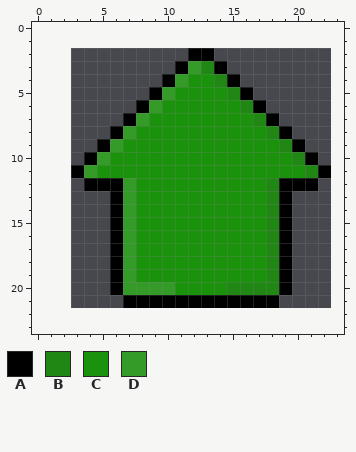
Pixel-art file: assets/house.aseprite. That is the earlier state.
20x20 pixels, 1 frame. The old version is drawn lined up with the new one, on the new canvas.
Visible layers, top first: "shading" opacity 14%, "green", "Layer 1".
Palette (. is transparent): A #000000  B #208714  C #1a920c  D #349b28
Pixels before, first column x 3:
 2 .........AA.........
 3 ........ADBA........
 4 .......ADCCBA.......
 5 ......ADCCCCBA......
 6 .....ADCCCCCCBA.....
 7 ....ADCCCCCCCCBA....
 8 ...ADCCCCCCCCCCBA...
 9 ..ADCCCCCCCCCCCCBA..
10 .ADCCCCCCCCCCCCCCBA.
11 ADCCCCCCCCCCCCCCCCBA
12 .AAADCCCCCCCCCCBAAA.
13 ...ADCCCCCCCCCCBA...
14 ...ADCCCCCCCCCCBA...
15 ...ADCCCCCCCCCCBA...
16 ...ADCCCCCCCCCCBA...
17 ...ADCCCCCCCCCCBA...
18 ...ADCCCCCCCCCCBA...
19 ...ADCCCCCCCCCCBA...
20 ...ADDDDCCCCBBBBA...
21 ....AAAAAAAAAAAA....
Once edited:
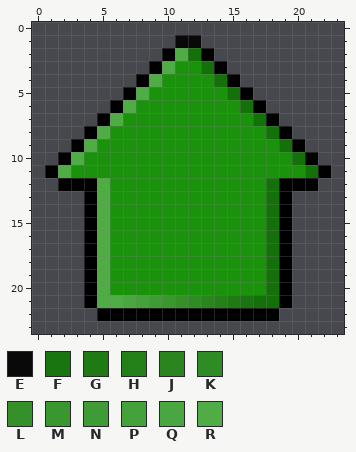
Colours new in this view: E #090909  F #19750f  G #1f7a14  H #248019  J #2a851f  K #2f8b24  L #35902a  M #3a962f  N #3f9b35  P #45a13a  Q #4aa640  R #50ac45
Edits made:
canvas 20x20 -> 24x24, the old top-left corner now at 3,2
Colour B changes from #208714 to #147009.
Colour A is added in row 2 at x 10; in row 3 at x 9; in row 4 at x 8; in row 5 at x 7; in row 6 at x 6; in row 7 at x 5.
Colour A is added in row 8 at x 4; in row 9 at x 3; in row 10 at x 2; in row 11 at x 1; in row 12 at x 2 to 3; in rows 13 to 20 at x 4.
Colour A is added in row 21 at x 4 and 19; in row 22 at x 5 to 18.
Colour B replaces colour A in row 2 at x 12; in row 21 at x 17 to 18.
Colour C replaces colour A in row 3 at x 11; in row 4 at x 10; in row 5 at x 9; in row 6 at x 8; in row 7 at x 7; in row 8 at x 6.
Colour C replaces colour A in row 9 at x 5; in row 10 at x 4; in row 11 at x 3; in rows 12 to 20 at x 6.
Colour C replaces colour B in row 20 at x 15 to 17.
Colour C replaces colour D in row 3 at x 12; in row 4 at x 11; in row 5 at x 10; in row 6 at x 9; in row 7 at x 8; in row 8 at x 7.
Colour C replaces colour D in row 9 at x 6; in row 10 at x 5; in row 11 at x 4; in rows 12 to 19 at x 7; in row 20 at x 7 to 10.
Colour E is added in row 1 at x 11 to 12.
Colour F replaces colour A in row 21 at x 16.
Colour G replaces colour A in row 21 at x 15.
Colour H replaces colour A in row 21 at x 14.
Colour J replaces colour A in row 21 at x 13.
Colour K replaces colour A in row 21 at x 12.
Colour L replaces colour A in row 21 at x 11.
Colour M replaces colour A in row 21 at x 10.
Colour N replaces colour A in row 21 at x 9.
Colour P replaces colour A in row 21 at x 8.
Colour Q replaces colour A in row 21 at x 7.
Colour R is added in row 2 at x 11; in row 3 at x 10; in row 4 at x 9; in row 5 at x 8; in row 6 at x 7; in row 7 at x 6.
Colour R is added in row 8 at x 5; in row 9 at x 4; in row 10 at x 3; in row 11 at x 2; in rows 13 to 20 at x 5; in row 21 at x 5 to 6.
Colour R replaces colour A in row 12 at x 5.
